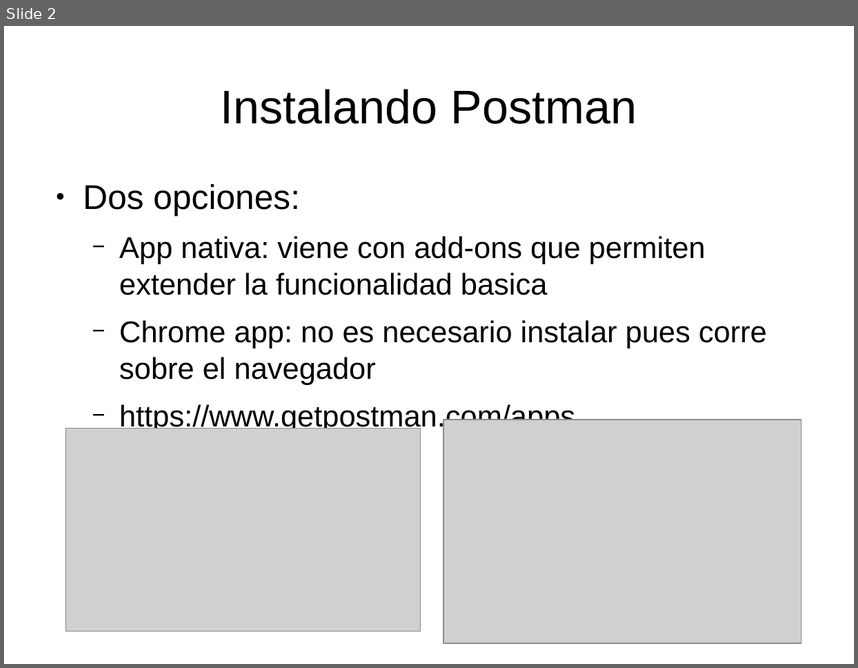
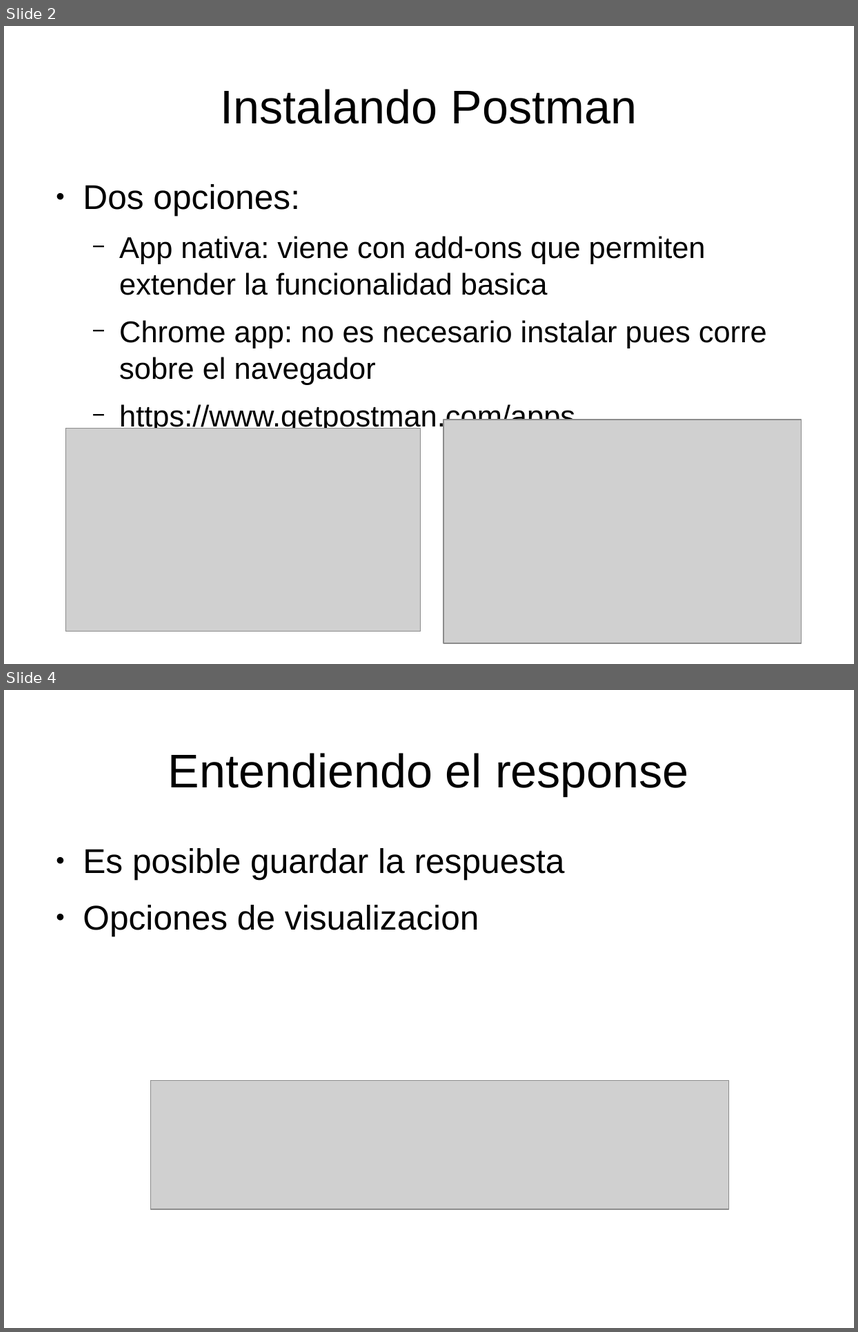
Before and after one commit to luisgepeto/PostmanCourse, a slide deck: Presentacion.odp. Shown one above the other, each under a label of ours: slide 2 before the commit, slides 2 and 4 after it; the slides between them are not shown. The pictures are 858x668 and 858x1332 pixels, drawn with LibreOffice and Linux fonts; fonts in the diff are those of the drawing; grey boxes stand for pictures. Boxes give left, top, right and bottom in pixels: in the first picture for what was removed or moved away, otherwise in the second. Text is boxed around its words. In the diff, an @@ line names an element or a change of style, - is before the commit and + after.

```diff
--- a/Presentacion.odp
+++ b/Presentacion.odp
@@ slide 4 added at <box>4,690,854,1328</box>, background #FFFFFF @@
@@ title added at <box>168,753,689,796</box>, 44 pt, text #000000 @@
+Entendiendo el response
@@ text added at <box>83,848,565,936</box>, 32 pt, text #000000 @@
+● Es posible guardar la respuesta
+● Opciones de visualizacion
@@ picture added at <box>150,1081,729,1209</box> @@
```
Also in this commit, not shown: 1 slide changed.
